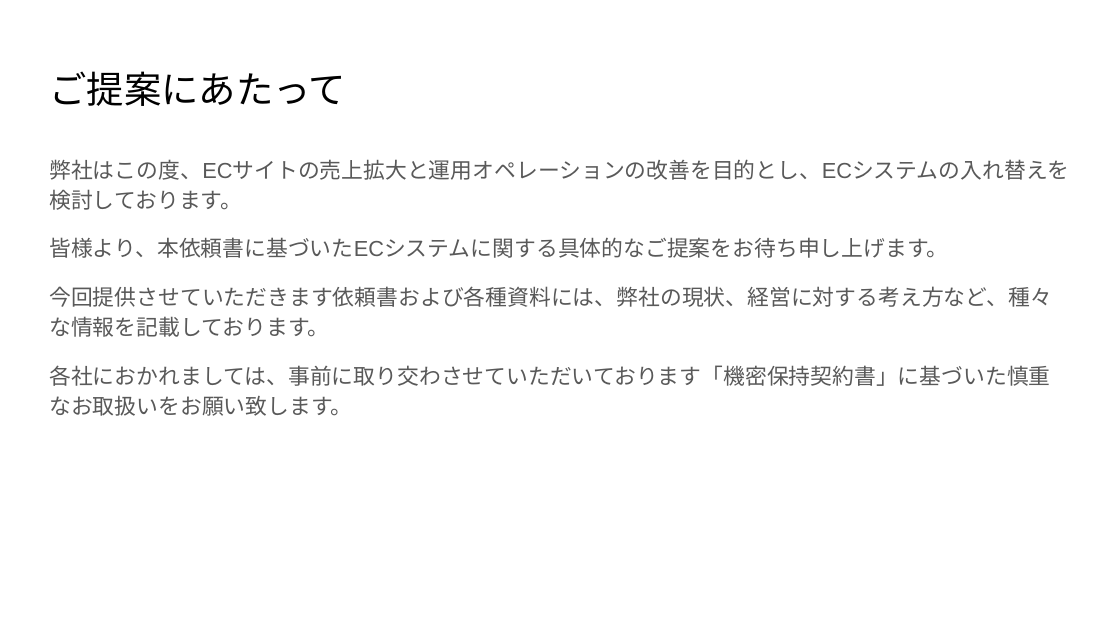
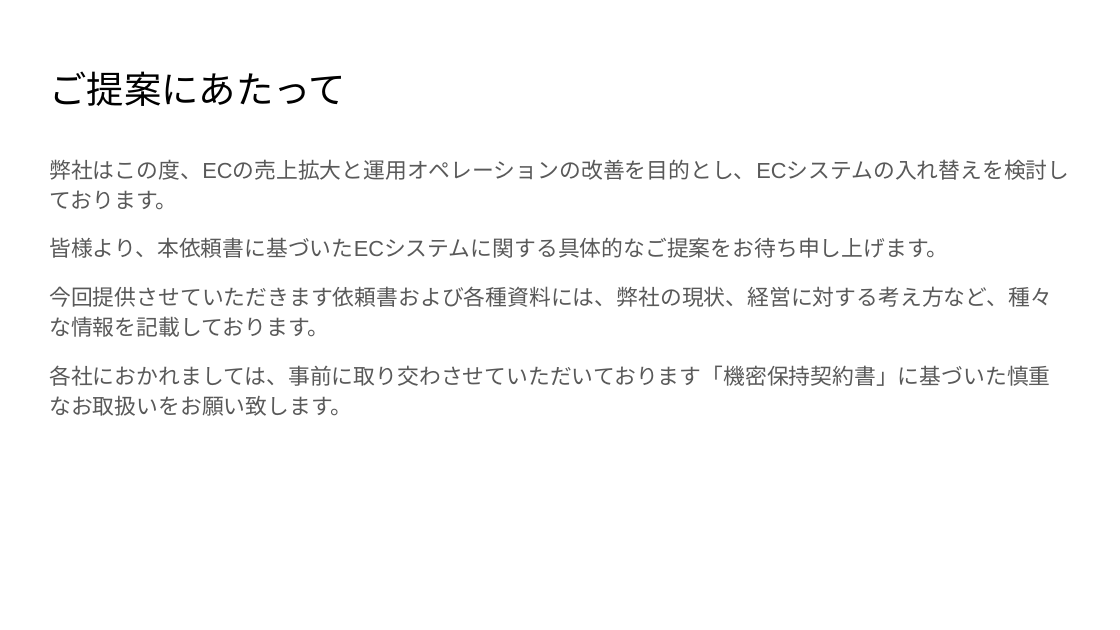
Before and after one commit to tomoriyamaaa/pm-cause-ec, a slide deck: slide 2 of RFP/RFP.pptx. Drawn at 1120x630 pixels with LibreOffice and Linux fonts; fonts in the diff are those of the drawing. Boxes give left, top, right and bottom in pixels: in the first picture for what was removed or moved away, otherwise in the second. Text is boxed around its words. In the diff, an @@ line names an element or a change of style, - is before the commit and + after.

```diff
--- a/RFP/RFP.pptx
+++ b/RFP/RFP.pptx
@@ text at bbox=[49, 159, 1069, 210]: text changed @@
-弊社はこの度、ECサイトの売上拡大と運用オペレーションの改善を目的とし、ECシステムの入れ替えを検討しております。
+弊社はこの度、ECの売上拡大と運用オペレーションの改善を目的とし、ECシステムの入れ替えを検討しております。
```
Also in this commit, not shown: 8 other slides changed, 4 slides added.
